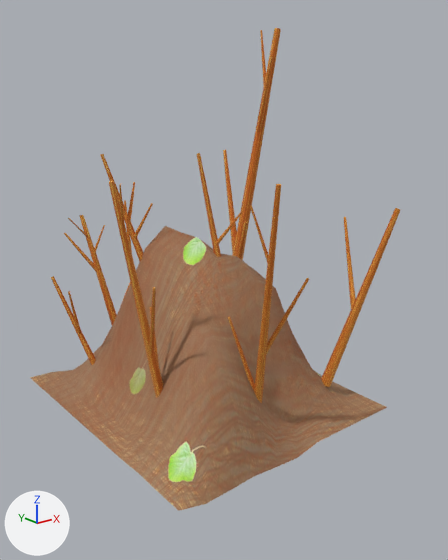
Before and after pictures for a commit that changed the FBX model Mrowisko/Mrowisko/MrowiskoContent/Models/h4_b.FBX.
Camera for both pictures: a camera (50 mm lens) standing at (-3.11, -4.33, 2.75) and looking at (0.09, -0.34, 1.16). Lighting does not change. The marker at lower left points along +X, +Y and +Z. Both versions are drawn at frame 1 of the action 'Take 001'; the numbers are the values there.
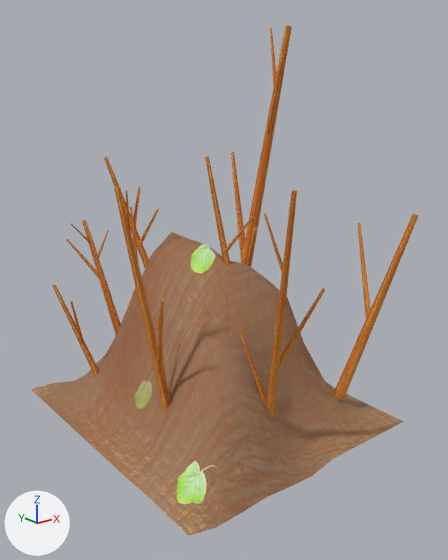
The change in detail:
Object 'Plane001' (ob_plane001) moves from (0.02, -0.066, 0.0) to (-0.071, -0.306, 0.0).

Changed parts and their boxes (x1, y1, x2, y2) in the pictures (448 x 560 px):
'Plane001', moved: before (31, 28, 400, 511); after (31, 26, 418, 536)
